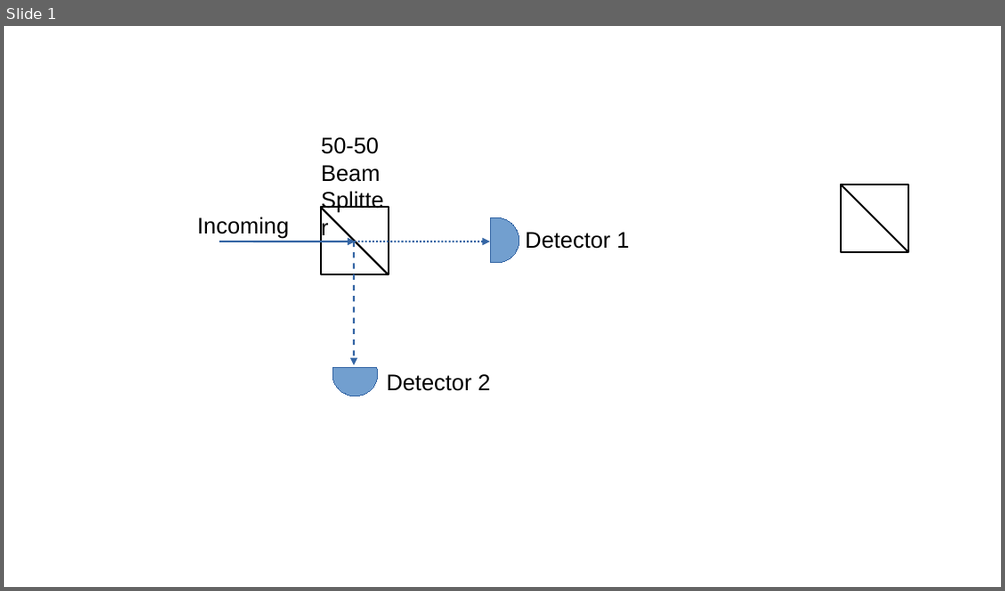
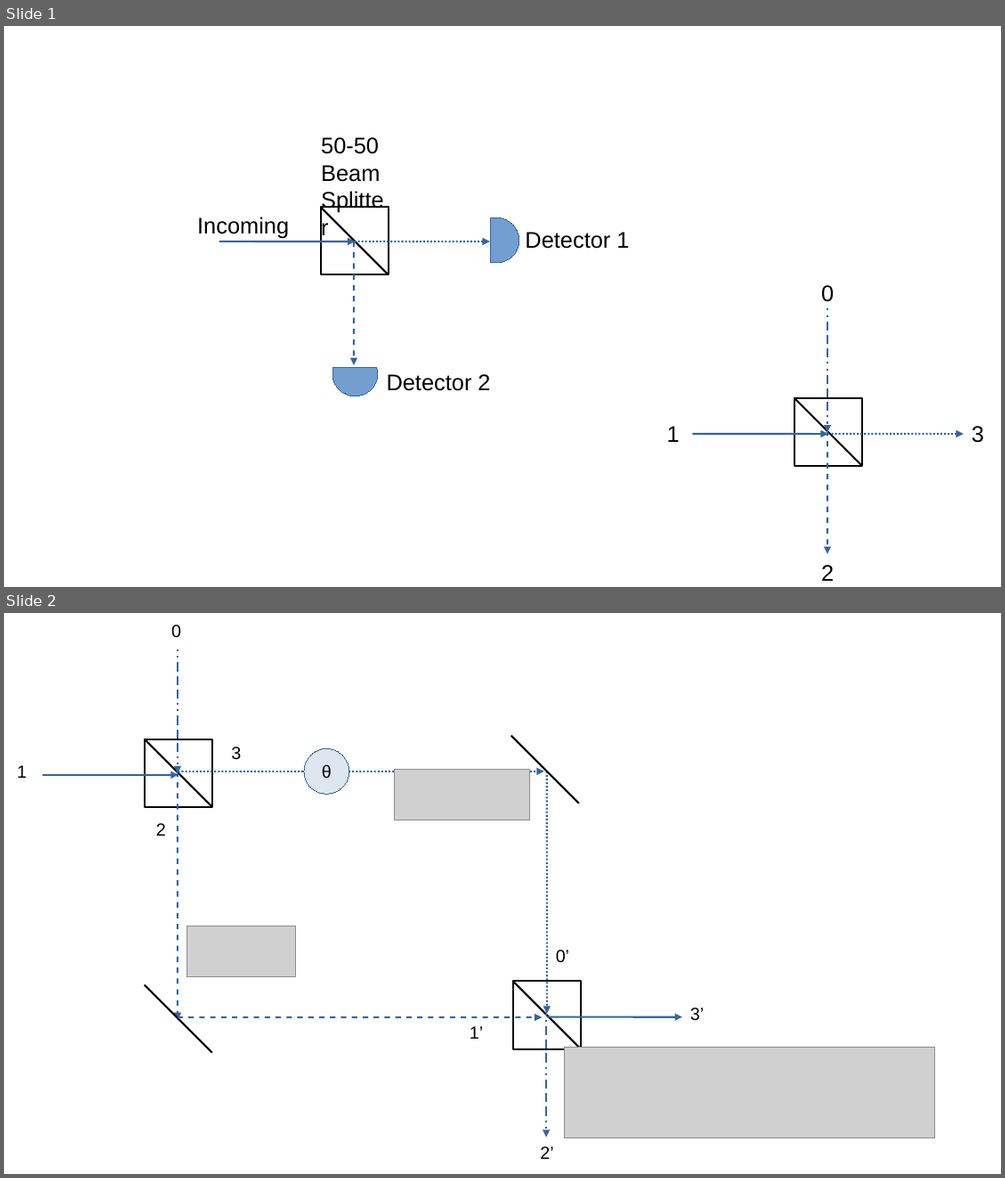
Before and after one commit to qise2023/main, a slide deck: quantum-courses/labs/quantum-mechanics-labs/wave nature photons/beam splitter theory.odp. Shown one above the other, each under a label of ours: slide 1 before the commit, slides 1 and 2 after it. The pictures are 1005x591 and 1005x1178 pixels, drawn with LibreOffice and Linux fonts; fonts in the diff are those of the drawing; grey boxes stand for pictures. Boxes give left, top, right and bottom in pixels: in the first picture for what was removed or moved away, otherwise in the second. Text is boxed around its words. In the diff, an @@ line names an element or a change of style, - is before the commit and + after.

```diff
--- a/quantum-courses/labs/quantum-mechanics-labs/wave nature photons/beam splitter theory.odp
+++ b/quantum-courses/labs/quantum-mechanics-labs/wave nature photons/beam splitter theory.odp
@@ slide 2 added at bbox=[4, 613, 1001, 1174], background #FFFFFF @@
@@ group added at bbox=[17, 625, 936, 1159]: 8 arrows, 8 texts, 4 lines, 3 pictures, 2 rectangles, 1 ellipse @@
+0
+1
+2
+3
+0’
+1’
+2’
+3’
+θ
@@ slide 1 changed as well @@
@@ rectangle: place and size @@
-rectangle at bbox=[841, 184, 908, 252]
+rectangle at bbox=[794, 398, 863, 466]
@@ line moved from (841, 184) - (908, 252) to (794, 398) - (863, 466) @@
@@ group added at bbox=[667, 285, 984, 580]: 4 arrows, 4 texts @@
+0
+1
+2
+3
```
Also in this commit, not shown: 1 other slide added, 6 other files.
